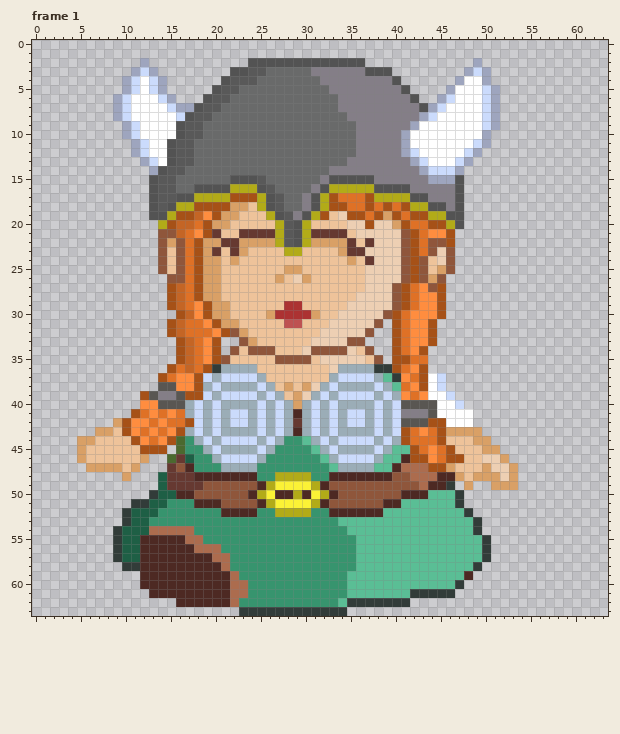
Edited in one commit: pixel-art file (Assets/Assets/Aseprite Files/Dwarf-SV-Walk.aseprite). That is the earlier state.
64x64 pixels, 8 frames. Shown: frame 1. The commit also changed other frames, which this record leaves out.
The same view after the edit:
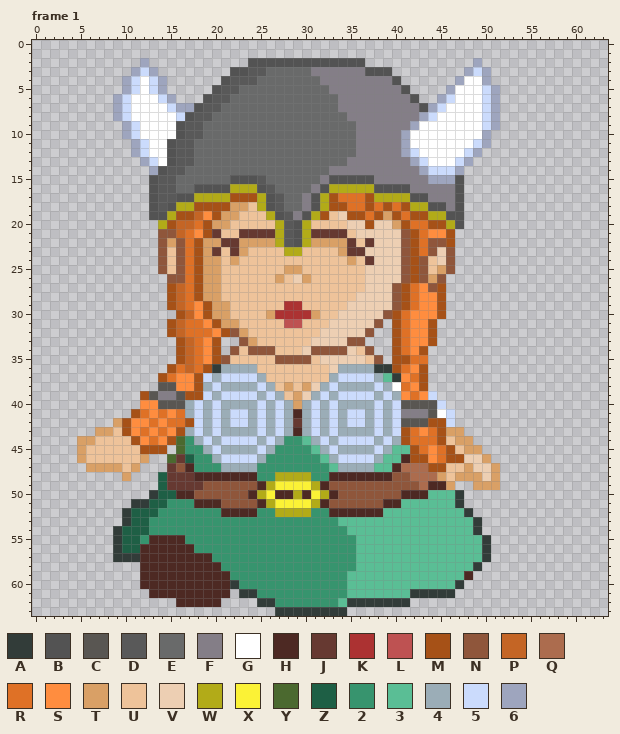
Palette (. is transparent): A #323c39  B #535353  C #595652  D #595959  E #696a6a  F #847e87  G #ffffff  H #4d2923  J #663931  K #ac3232  L #be5252  M #a65117  N #8f563b  P #c46525  Q #ac6c4e  R #df7126  S #ff8d3f  T #d9a066  U #eec39a  V #edcfb3  W #b2ab18  X #fbf236  Y #4b692f  Z #1e5f45  2 #37946e  3 #5abe95  4 #9badb7  5 #cbdbfc  6 #9ea5be
The exact change:
--- frame 1, layers "Feet", "Hands", "Body"
@@ x 38..55 @@
 36 AAMRSM............
-37 43ASRMG5..........
-38 543RSMG5..........
-39 454SRSGG5.........
-40 545CCCCGG5........
-41 545FFFCGGGG.......
-42 545CCCMMGGG.......
-43 545MRSRMTTTT......
-44 454MRRRMUUUTT.....
-45 5433MRSRMUUUTT....
-46 433HMMSRMMUUVVT...
-47 33HQQQMMTUUUTVVT..
-48 HHNNQQQHHTUTTTVT..
-49 NNNNNQHHA.T..TTT..
+37 43ASRM............
+38 54GRSM............
+39 454SRS5...........
+40 545CCCC5..........
+41 545FFFCG5.........
+42 545CCCMM5.........
+43 545MRSRMTT........
+44 454MRRRMUTT.......
+45 5433MRSRMUTT......
+46 433HMMSRMMVVT.....
+47 33HQQQMMUUTVVT....
+48 HHNNQQQTUTTTVT....
+49 NNNNNQHHT..TTT....
 50 NNNHHH333A........
@@ x 8..28 @@
 53 ..AZZ2222222222222222
-54 .AZZZQQQQQ22222222222
-55 .AZZHHHHHQQ2222222222
-56 .AZZHHHHHHQQQ22222222
-57 .AZZHHHHHHHHQQ2222222
-58 ..AAHHHHHHHHHQ2222222
-59 ....HHHHHHHHHHQ222222
-60 ....HHHHHHHHHHQQ22222
-61 .....HHHHHHHHHQQ22222
-62 ........HHHHHHQ222222
-63 ...............AAAAAA
+54 .AZZZ2222222222222222
+55 .AZZ2HHHH222222222222
+56 .AZZHHHHHH22222222222
+57 .AAAHHHHHHHH222222222
+58 ....HHHHHHHHH22222222
+59 ....HHHHHHHHHH2222222
+60 ....HHHHHHHHHHA222222
+61 .....HHHHHHHHH.AA2222
+62 ........HHHHH....AA22
+63 ...................AA
Pixel boxes of the changes (left, top, right, bottom) in both pictures:
changed: (392, 373, 518, 490)
changed: (122, 526, 275, 616)
